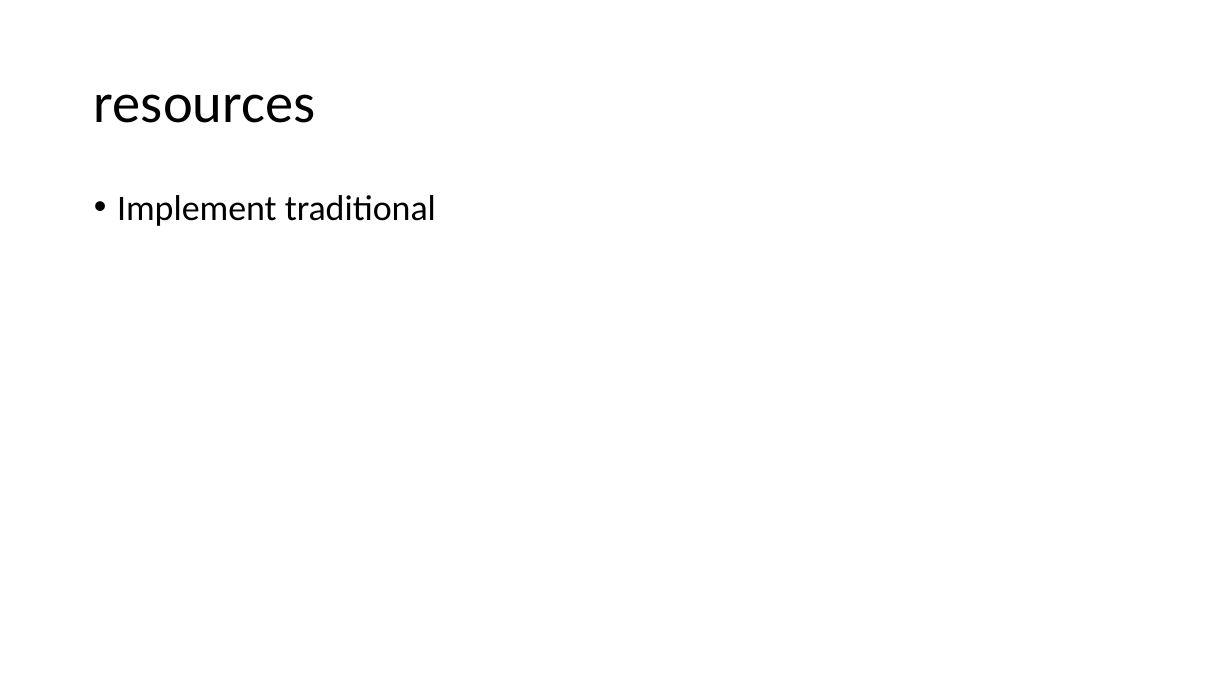
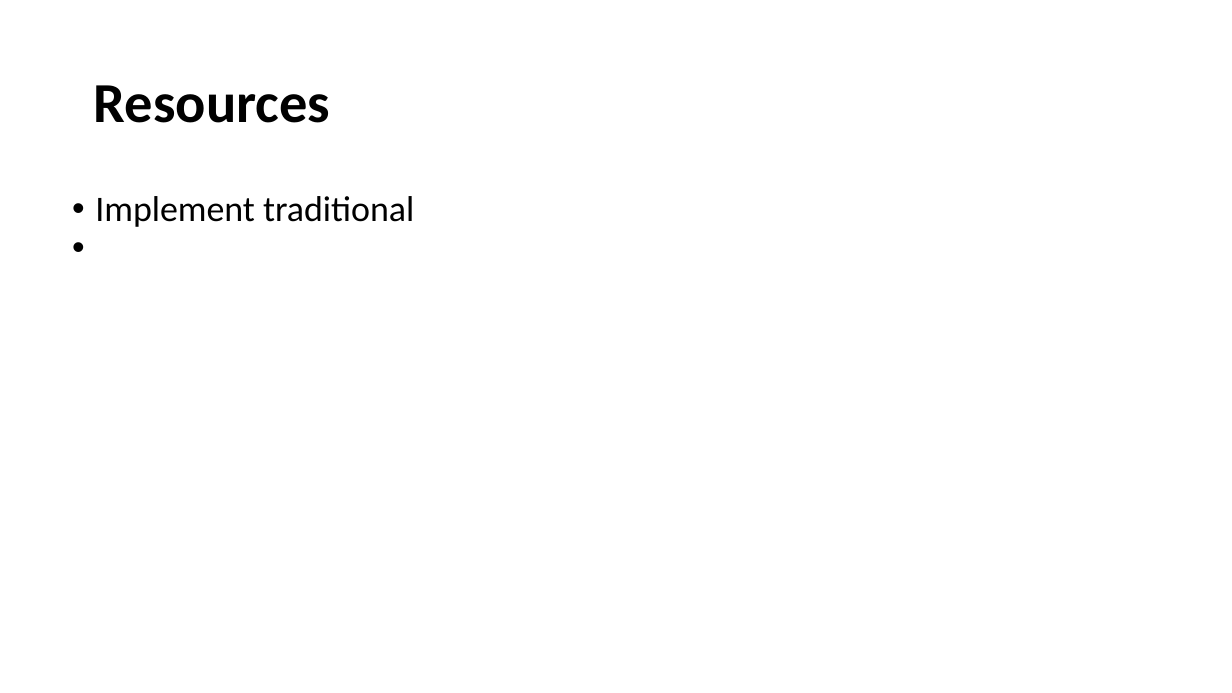
Before and after one commit to jakerhodes/gitFolder, a slide deck: slide 7 of Presentation-draft.pptx (slide 4 before the commit). Drawn at 1232x693 pixels with LibreOffice and Linux fonts; fonts in the diff are those of the drawing. Boxes give left, top, right and bottom in pixels: in the first picture for what was removed or moved away, otherwise in the second. Text is boxed around its words. In the diff, an @@ line names an element or a change of style, - is before the commit and + after.

```diff
--- a/Presentation-draft.pptx
+++ b/Presentation-draft.pptx
@@ title at (94,85,330,123): text changed; bold on @@
-resources
+Resources
@@ text "Implement traditional": place and size @@
-text "Implement traditional" at (117,195,436,226)
+text "Implement traditional" at (95,196,414,227)
@@ text "Implement traditional" at (95,196,414,227): less space between paragraphs @@
```
Also in this commit, not shown: 3 other slides changed, 3 slides added.
